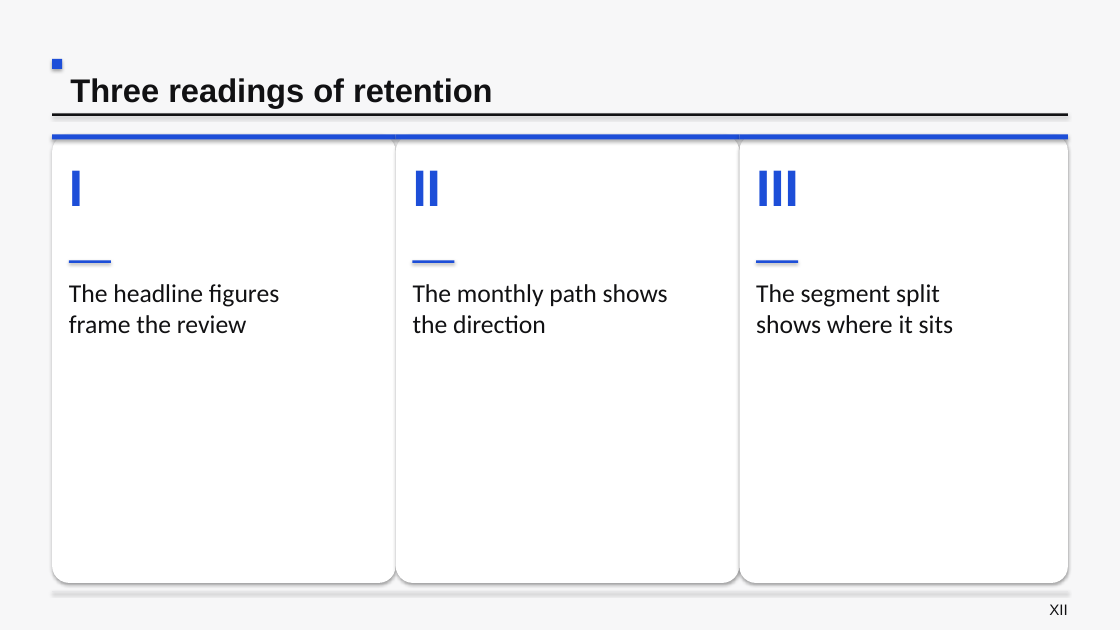
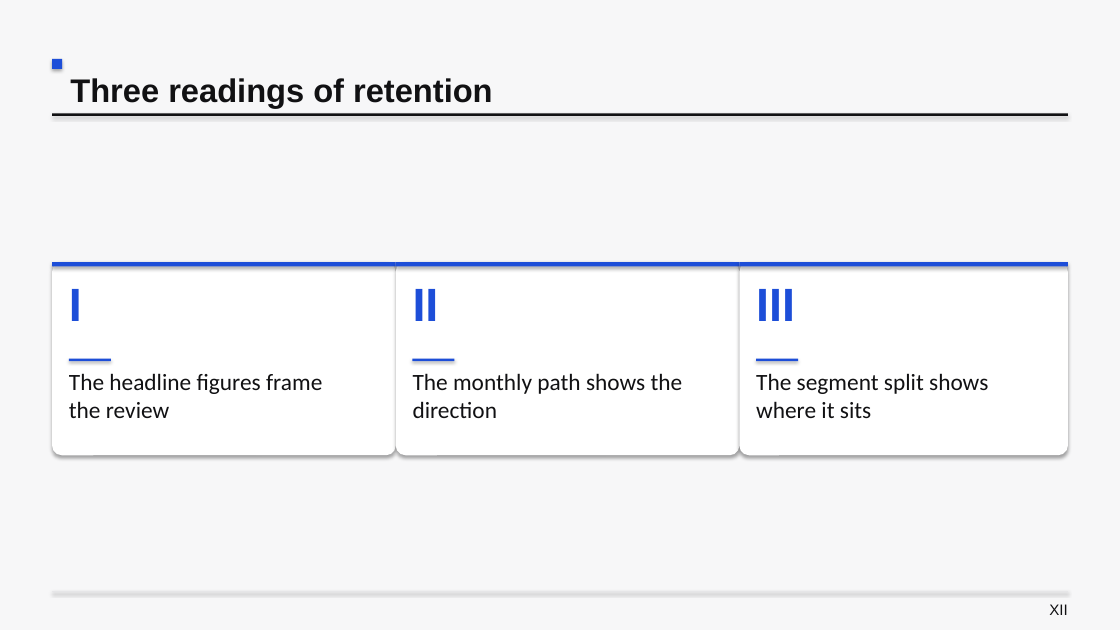
Before and after one commit to santoshshinde2012/deck-smith-local, a slide deck: slide 12 of docs/examples/layout-gallery-graphite.pptx. Drawn at 1120x630 pixels with LibreOffice and Linux fonts; fonts in the diff are those of the drawing. Boxes give left, top, right and bottom in pixels: in the first picture for what was removed or moved away, otherwise in the second. Text is boxed around its words. In the diff, an @@ line names an element or a change of style, - is before the commit and + after.

```diff
--- a/docs/examples/layout-gallery-graphite.pptx
+++ b/docs/examples/layout-gallery-graphite.pptx
@@ rounded rectangle: place and size @@
-rounded rectangle at (52, 134, 396, 583)
+rounded rectangle at (52, 262, 396, 455)
@@ rounded rectangle: place and size @@
-rounded rectangle at (396, 134, 739, 583)
+rounded rectangle at (396, 262, 739, 455)
@@ rounded rectangle: place and size @@
-rounded rectangle at (739, 134, 1068, 583)
+rounded rectangle at (739, 262, 1068, 455)
@@ 3 rectangles: place and size @@
-3 rectangles at (52, 134, 1068, 139)
+3 rectangles at (52, 262, 1068, 266)
@@ text "I": place and size @@
-text "I" at (69, 170, 83, 206)
+text "I" at (69, 289, 82, 321)
@@ text "II": place and size @@
-text "II" at (413, 170, 441, 206)
+text "II" at (413, 289, 439, 321)
@@ size 44 to 40 pt in 3 elements at (69, 289, 82, 321), (413, 289, 439, 321), (756, 289, 795, 321) @@
@@ text "III": place and size @@
-text "III" at (756, 170, 799, 206)
+text "III" at (756, 289, 795, 321)
@@ 3 rectangles: place and size @@
-3 rectangles at (69, 260, 798, 263)
+3 rectangles at (69, 359, 798, 361)
@@ text at (69, 373, 322, 418): text changed; size 22 to 20 pt @@
-The headline figures
-frame the review
+The headline figures frame
+the review
@@ text at (413, 373, 683, 418): text changed; size 22 to 20 pt @@
-The monthly path shows
-the direction
+The monthly path shows the
+direction
@@ text at (756, 373, 988, 418): text changed; size 22 to 20 pt @@
-The segment split
-shows where it sits
+The segment split shows
+where it sits
```
Also in this commit, not shown: 3 other slides changed, 14 other files.
